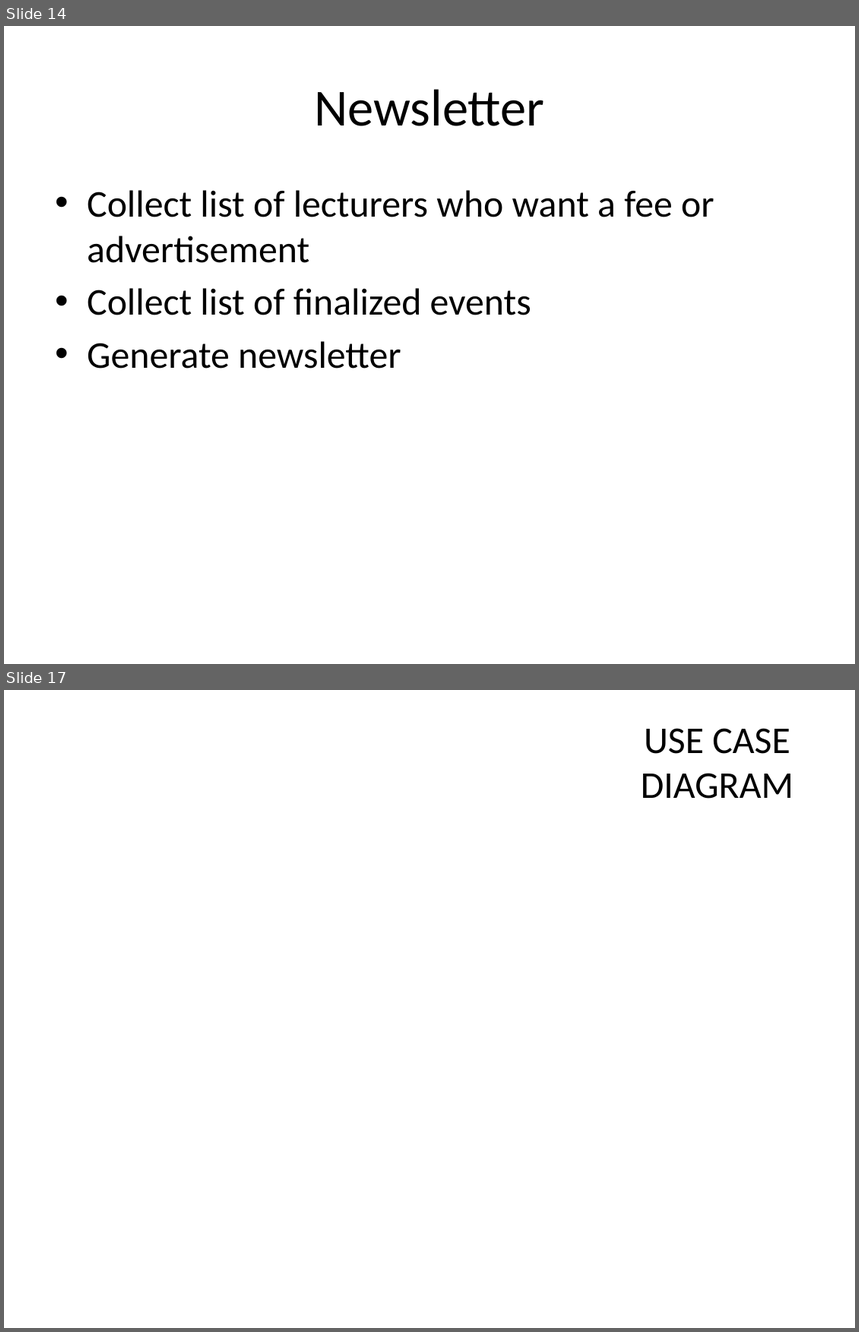
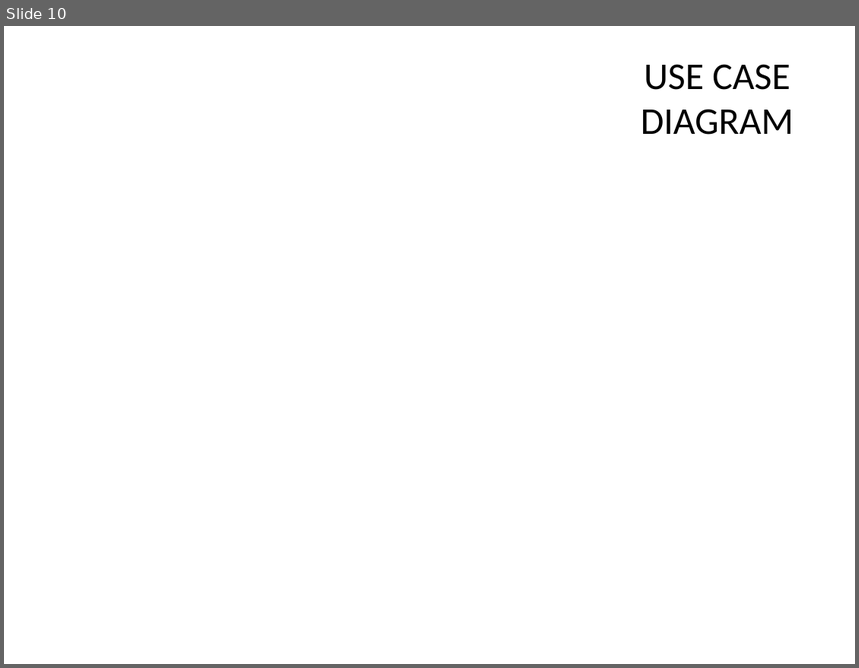
Before and after one commit to 11michi11/SEP1, a slide deck: Appendixes/FinalAnalysis.pptx. Shown one above the other, each under a label of ours: slides 14 and 17 before the commit, slide 10 after it; the slides between them are not shown. The pictures are 859x1332 and 859x668 pixels, drawn with LibreOffice and Linux fonts; fonts in the diff are those of the drawing; background and template pictures are left out. Boxes give left, top, right and bottom in pixels: in the first picture for what was removed or moved away, otherwise in the second. Text is boxed around its words. In the diff, an @@ line names an element or a change of style, - is before the commit and + after.

```diff
--- a/Appendixes/FinalAnalysis.pptx
+++ b/Appendixes/FinalAnalysis.pptx
@@ slide 14 removed at box(4, 26, 855, 664), background #FFFFFF @@
@@ title removed at box(314, 89, 544, 126) @@
-Newsletter
@@ text removed at box(87, 190, 715, 369) @@
-• Collect list of lecturers who want a fee or advertisement
-• Collect list of finalized events
-• Generate newsletter
@@ what was slide 17 is now slide 10 @@
```
Also in this commit, not shown: 2 slides changed, 6 other slides removed, 2 other files.
